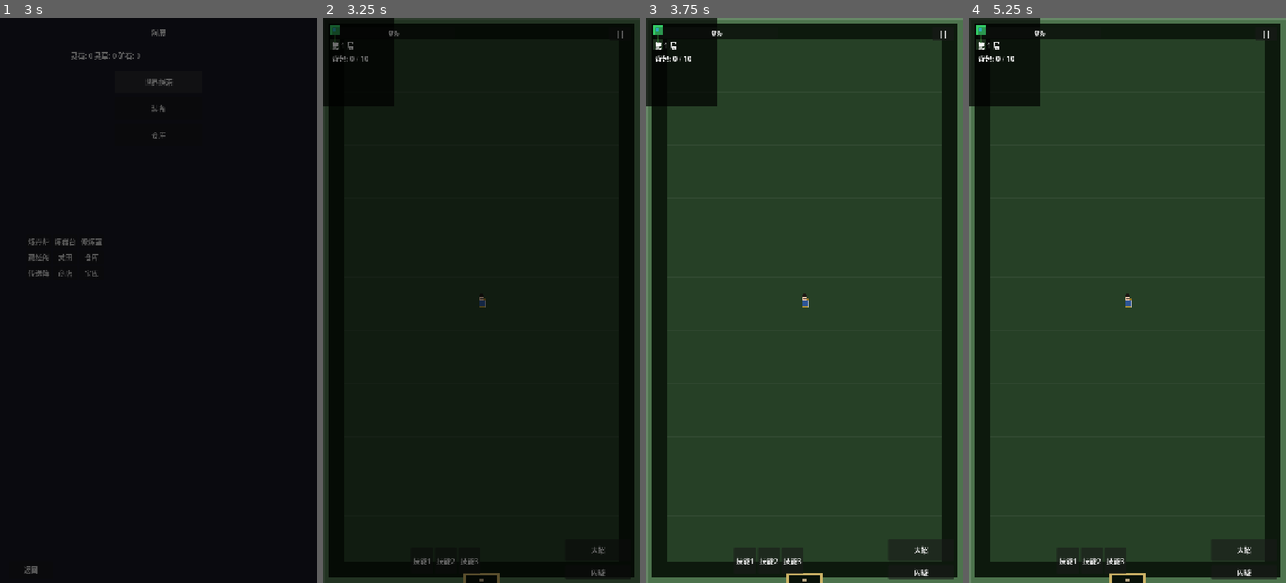
Above: before the commit, frames 1-4 (left to right).
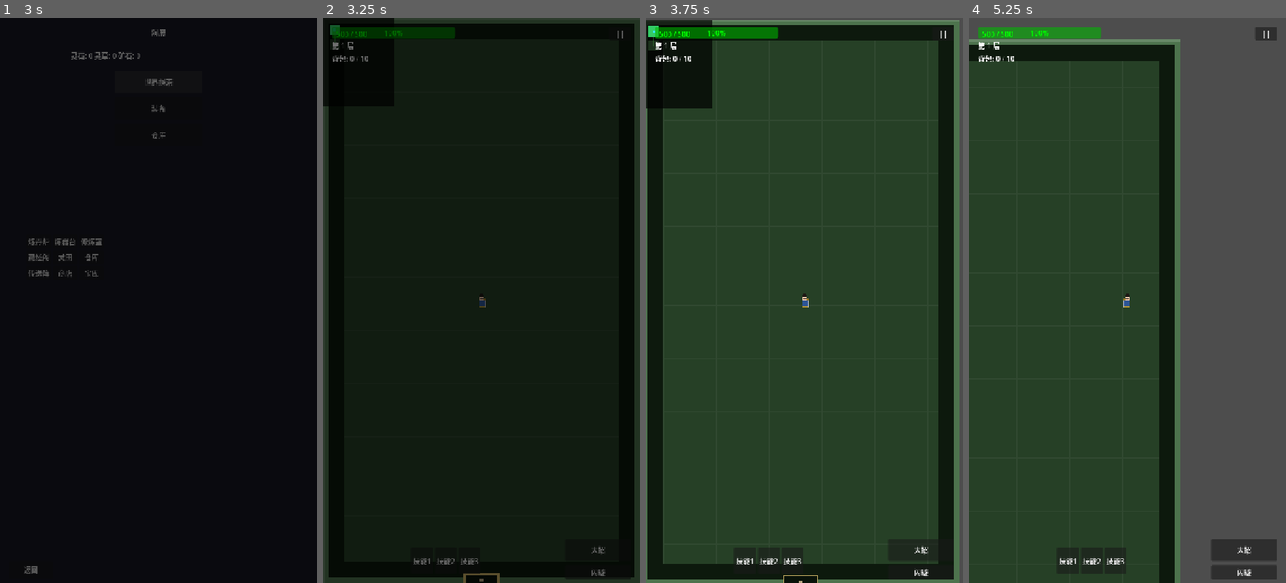
Above: after the commit, the same moments.

Repository: CasbaL/soudache
Game: Godot game, scene res://scenes/ui/faction_select.tscn
Same seed, same stepped clock (60 frames per second), same inputs: the game is played once before the commit and once after it.
Inputs (mouse positions are in pixels of both pictures, inside the frame that each line leads up to):
- Up to frame 1 (3 s): click "选择" at 0.5 s; click "确认选择" at 1.25 s; tap Enter (ui_accept) at 2, 2.27 s; move the mouse to (228, 272) at 2.02 s; hold D (move_right) 2.03-2.75 s; hold R (ultimate) 2.03-2.75 s; click (228, 272) at 2.17 s; click "世界探索" at 2.75 s
- Up to frame 2 (3.25 s): no input
- Up to frame 3 (3.75 s): drag from (741, 328) to (804, 300) at 3.52 s
- Up to frame 4 (5.25 s): move the mouse to (1159, 176) at 4.27 s; hold D (move_right) 4.28-5 s; hold R (ultimate) 4.28-5 s; drag from (1111, 413) to (1032, 215) at 5.02 s

Frame 1 is identical in both runs. In frame 2, 0.7% of the frame differs, in the area x 2-42%, y 1-4%; in frame 3, 8.7%; in frame 4, 52%, in the area x 0-100%, y 0-100%.
Error before the commit: Parse Error: Identifier "actual_damage" not declared in the current scope. (res://scripts/characters/player.gd:296)

Commit message:
feat(T-07): 死亡处理 - 慢动作效果、陨落结算界面、返回洞府
- 播放死亡慢动作效果 (time_scale=0.3)
- 保留宝库物品，丢失其余背包
- 结算界面标题改为「陨落」
- 按钮改为「返回洞府」切换场景
- 修复 player.gd 中 actual_damage 变量名错误

Co-Authored-By: Claude <noreply@anthropic.com>

Diff:
--- a/scenes/ui/game_over_screen.tscn
+++ b/scenes/ui/game_over_screen.tscn
@@ -34,7 +34,7 @@
 收集物品: 0 / 10"
 horizontal_alignment = 1
 
-[node name="RetryButton" type="Button" parent="Overlay/Panel"]
+[node name="ReturnButton" type="Button" parent="Overlay/Panel"]
 layout_mode = 2
 custom_minimum_size = Vector2(200, 50)
-text = "重试"
+text = "返回洞府"
--- a/scripts/autoload/game_manager.gd
+++ b/scripts/autoload/game_manager.gd
@@ -122,18 +122,26 @@
 		return  # 防止重复触发
 	current_state = GameState.GAME_OVER
 	game_state_changed.emit(current_state)
-	# 延迟后返回洞府
 	print("游戏结束！丢失本轮物资")
 	_handle_death()
 
-## 处理死亡：延迟后返回洞府
+## 处理死亡：慢动作 → 陨落结算 → 返回洞府
 func _handle_death() -> void:
-	# 等待死亡动画播放
-	await Engine.get_main_loop().create_timer(2.0).timeout
-	# 丢失背包中非宝库物品（资源已在战斗中消耗/掉落）
+	# 慢动作效果
+	Engine.time_scale = 0.3
+	await Engine.get_main_loop().create_timer(0.6).timeout  # 实际 0.6s，游戏内 0.18s
+	Engine.time_scale = 1.0
+
+	# 保留宝库物品，丢失其余背包
+	var lost_count := inventory.size()
+	if has_node("/root/TreasureVaultSystem"):
+		TreasureVaultSystem.process_extraction()
 	inventory.clear()
 	inventory_changed.emit()
-	# 返回洞府
+	print("陨落！丢失 %d 件物品" % lost_count)
+
+	# 等待结算界面显示后返回洞府
+	await Engine.get_main_loop().create_timer(3.0).timeout
 	SceneTransition.go_to_haven()
 
 ## 胜利（成功撤离）
--- a/scripts/characters/player.gd
+++ b/scripts/characters/player.gd
@@ -293,13 +293,13 @@
 	current_health = max(0, current_health - remaining_damage)
 
 	# 受伤增加大招充能
-	FactionSystem.add_ultimate_charge(actual_damage * 0.15)
+	FactionSystem.add_ultimate_charge(remaining_damage * 0.15)
 
 	# 发送信号
 	health_changed.emit(current_health)
 
 	# 显示伤害数字
-	show_damage_number(actual_damage, is_crit)
+	show_damage_number(remaining_damage, is_crit)
 
 	# 播放受伤动画（如果存在）
 	if animation_player.has_animation("hurt"):
--- a/scripts/ui/game_over_screen.gd
+++ b/scripts/ui/game_over_screen.gd
@@ -1,5 +1,5 @@
 ## 游戏结束/胜利界面
-## 显示结果、收集物品数、击杀数，重试按钮
+## 显示结果、击杀数、返回洞府按钮
 extends CanvasLayer
 
 # 子节点引用
@@ -7,7 +7,7 @@
 @onready var panel: VBoxContainer = $Overlay/Panel
 @onready var title_label: Label = $Overlay/Panel/Title
 @onready var stats_label: Label = $Overlay/Panel/Stats
-@onready var retry_btn: Button = $Overlay/Panel/RetryButton
+@onready var return_btn: Button = $Overlay/Panel/ReturnButton
 
 # 统计数据
 var enemies_killed: int = 0
@@ -29,16 +29,15 @@
 	stats_label.horizontal_alignment = HORIZONTAL_ALIGNMENT_CENTER
 	stats_label.add_theme_font_size_override("font_size", 20)
 
-	# 重试按钮
-	retry_btn.text = "重试"
-	retry_btn.pressed.connect(_on_retry_pressed)
+	# 返回洞府按钮
+	return_btn.text = "返回洞府"
+	return_btn.pressed.connect(_on_return_pressed)
 
 	# 连接信号
 	GameManager.game_state_changed.connect(_on_game_state_changed)
 	GameManager.inventory_changed.connect(_on_inventory_changed)
 
-	# 连接敌人击杀信号（如果有）
-	# 通过检查场景中的敌人组来统计
+	# 连接敌人击杀信号
 	var tree = get_tree()
 	if tree:
 		tree.node_added.connect(_on_node_added)
@@ -66,11 +65,13 @@
 ## 显示界面
 func show_screen(is_victory: bool) -> void:
 	if is_victory:
-		title_label.text = "胜利"
+		title_label.text = "成功撤离"
 		title_label.modulate = Color(1.0, 0.85, 0.0)  # 金色
+		return_btn.text = "返回洞府"
 	else:
-		title_label.text = "失败"
+		title_label.text = "陨落"
 		title_label.modulate = Color(0.8, 0.2, 0.2)  # 红色
+		return_btn.text = "返回洞府"
 
 	stats_label.text = "击杀敌人: %d\n收集物品: %d / %d" % [
 		enemies_killed,
@@ -80,8 +81,8 @@
 
 	visible = true
 
-## 重试按钮按下
-func _on_retry_pressed() -> void:
+## 返回洞府按钮按下
+func _on_return_pressed() -> void:
 	# 重置统计数据
 	enemies_killed = 0
 	items_collected = 0
@@ -90,5 +91,5 @@
 	GameManager.current_state = GameManager.GameState.PLAYING
 	get_tree().paused = false
 
-	# 重新加载场景
-	get_tree().reload_current_scene()
+	# 返回洞府
+	SceneTransition.go_to_haven()
